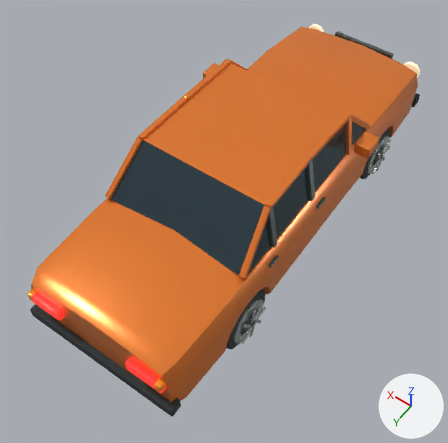
One commit to the glTF model vehicles/volvo240.glb: the scene before it, then after it.
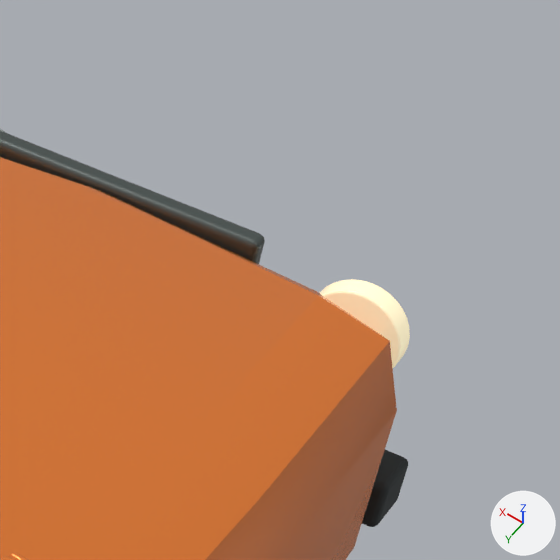
The first picture shows the older version from a camera (50 mm lens) standing at (-2.32, 3.77, 5.47) and looking at (-0.02, 0.55, 0.4). The close-ups show the older and then the newer version on the part from 77% to 100% of the width and 2% to 26% of the height of that picture. Only the edits that show in the close-ups are written down. Lighting does not change. The marker at lower right points along +X, +Y and +Z. Where no turn or scale is listed for an object, it has been applied to the vertices.

Names of what the first close-up shows: 'Bumper', 'Grille', 'Headlight', 'Painted bodyshell' and 1 more.
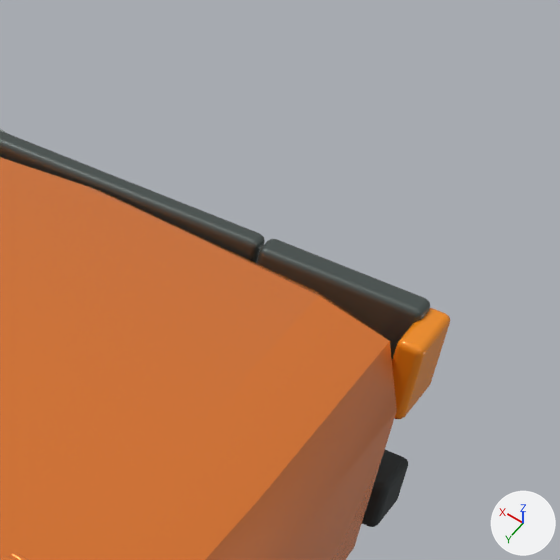
Where the change shows, as pixel boxes (x1, y1, x2, y2) in the close-ups (560 x 560 px):
'Rectangular headlamp seal', added: after (256, 239, 430, 359)
'Corner indicator', added (orange): after (392, 308, 450, 419)
'Headlight', deleted (beige): before (319, 279, 410, 368)

Patch to the scene script:
```diff
--- a/vehicles/volvo240.glb.py
+++ b/vehicles/volvo240.glb.py
@@ me_kub_070 @@
+me_kub_070.from_pydata(...)  # 96 vertices, 188 faces; spans x -0.195..0.195, y -0.032..0.032, z -0.122..0.122
+me_kub_070.materials.append(mat_graphite_trim)  # dark grey #4d5755
@@ me_kub_072 @@
+me_kub_072.from_pydata(...)  # 96 vertices, 188 faces; spans x -0.032..0.032, y -0.08..0.08, z -0.1..0.1
+me_kub_072.materials.append(mat_indicator_001)  # orange #f9931d
@@ ob_headlight @@
-ob_headlight = bpy.data.objects.new('Headlight', me_cylinder_014)
-ob_headlight.location = (-0.65, -2.397, 0.723)
@@ ob_rectangular_headlamp_seal @@
+ob_rectangular_headlamp_seal = bpy.data.objects.new('Rectangular headlamp seal', me_kub_070)
+ob_rectangular_headlamp_seal.location = (-0.59, -2.41, 0.723)
@@ ob_corner_indicator @@
+ob_corner_indicator = bpy.data.objects.new('Corner indicator', me_kub_072)
+ob_corner_indicator.location = (-0.802, -2.37, 0.723)
```
